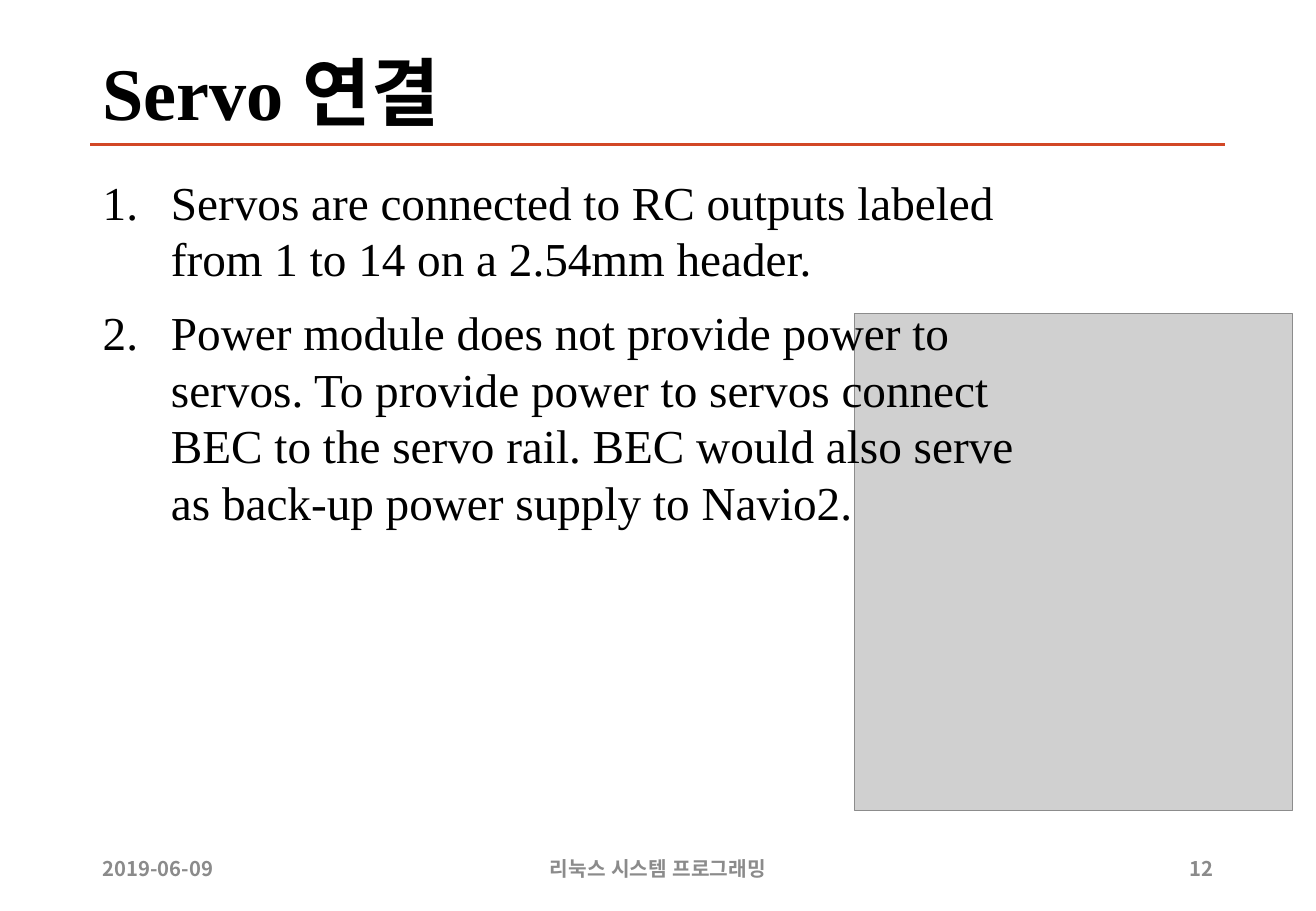
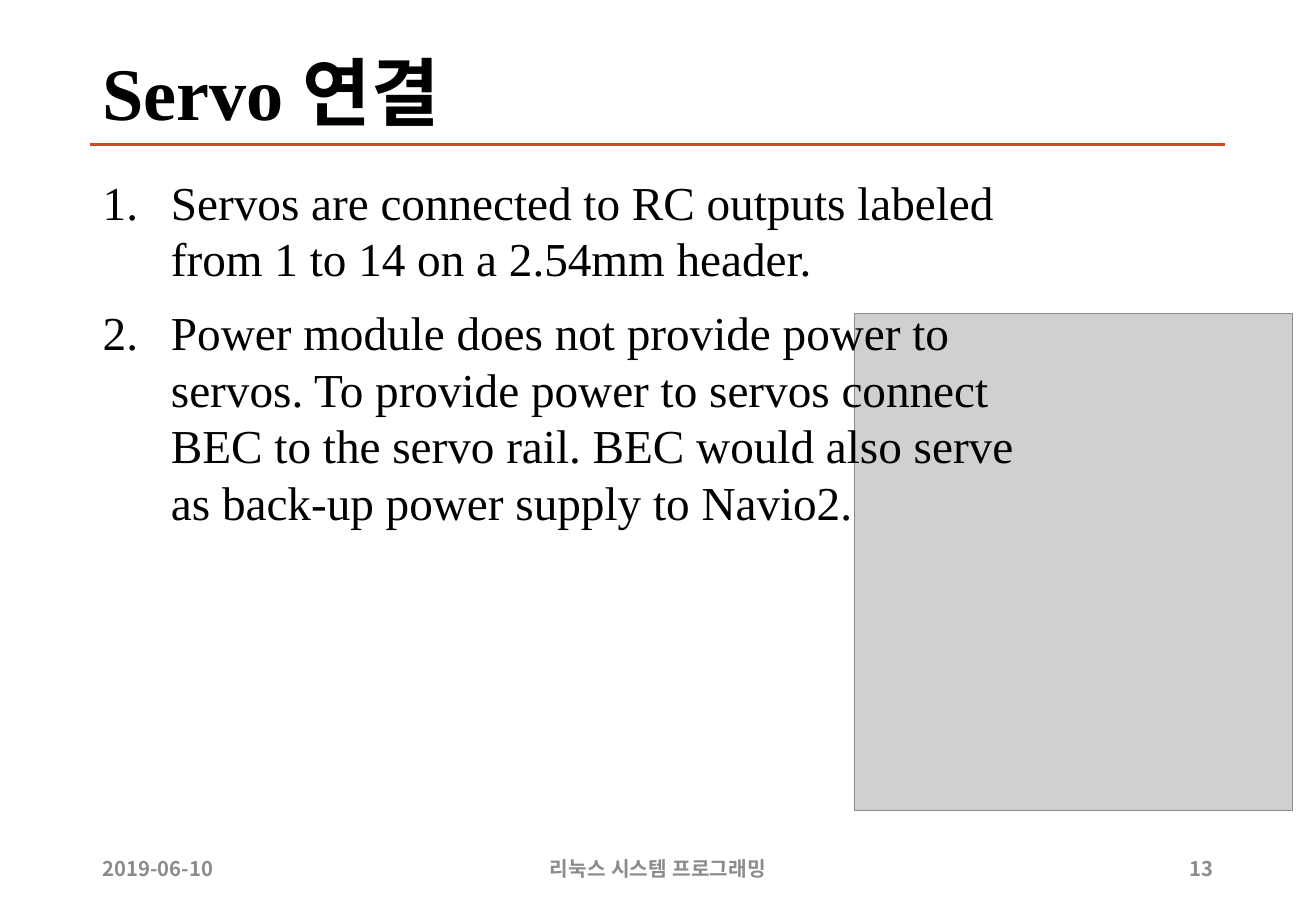
Before and after one commit to sunabove/autopilot_doc, a slide deck: slide 13 of 110 매뉴얼/190609 NAVIO 2 드론 제작 V1.1 (1).pptx (slide 12 before the commit). Drawn at 1316x911 pixels with LibreOffice and Linux fonts; fonts in the diff are those of the drawing; grey boxes stand for pictures. Boxes give left, top, right and bottom in pixels: in the first picture for what was removed or moved away, otherwise in the second. Text is boxed around its words. In the diff, an @@ line names an element or a change of style, - is before the commit and + after.

```diff
--- a/110 매뉴얼/190609 NAVIO 2 드론 제작 V1.1 (1).pptx
+++ b/110 매뉴얼/190609 NAVIO 2 드론 제작 V1.1 (1).pptx
@@ text at (103, 861, 213, 876): text changed @@
-2019-06-09
+2019-06-10
@@ page number at (1189, 861, 1213, 876): text changed @@
-12
+13
```
Also in this commit, not shown: 19 other slides changed, 2 slides added, 4 other files.
